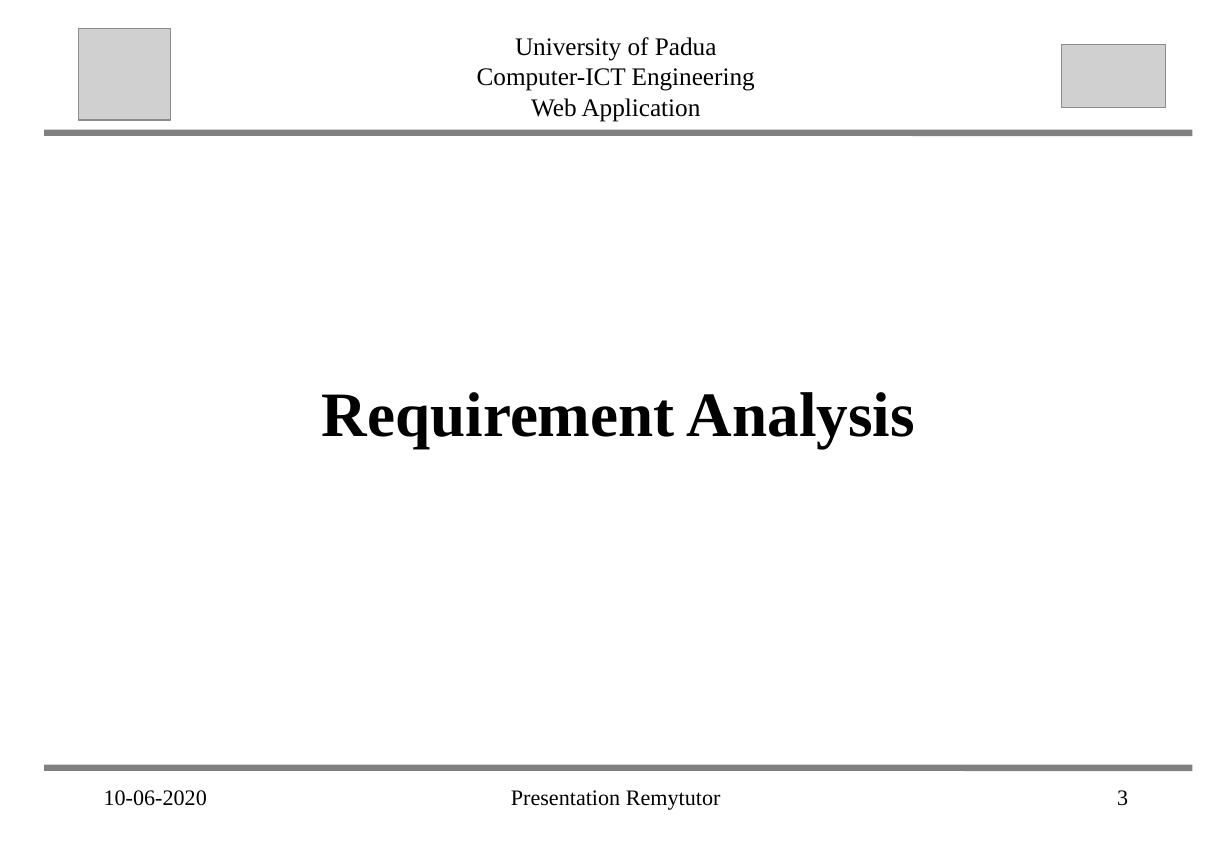
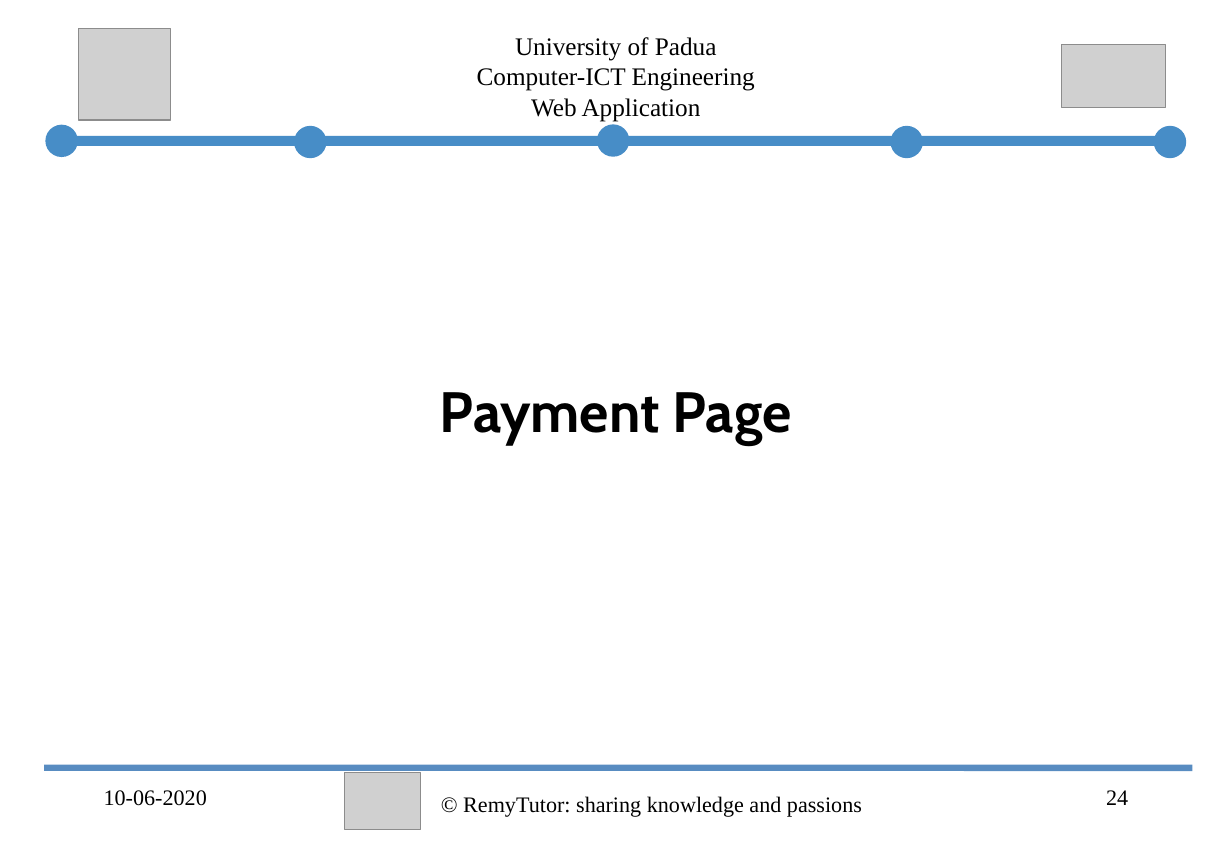
Before and after one commit to abahmadb/Web-Applications, a slide deck: slide 24 of HW2-RemuTutor-2019-2020 - Ahmad.ppt (slide 3 before the commit). Drawn at 1232x853 pixels with LibreOffice and Linux fonts; fonts in the diff are those of the drawing; grey boxes stand for pictures. Boxes give left, top, right and bottom in pixels: in the first picture for what was removed or moved away, otherwise in the second. Text is boxed around its words. In the diff, an @@ line names an element or a change of style, - is before the commit and + after.

```diff
--- a/HW2-RemuTutor-2019-2020 - Ahmad.ppt
+++ b/HW2-RemuTutor-2019-2020 - Ahmad.ppt
@@ line moved from (48, 133) - (1189, 133) to (59, 141) - (1167, 141) @@
@@ line (59, 141) - (1167, 141): stroke #808080 4 pt to #478DC7 6.24 pt @@
@@ group added at (x1=50, y1=130, x2=1180, y2=152): 5 ellipses @@
@@ text removed at (x1=322, y1=392, x2=915, y2=448) @@
-Requirement Analysis
@@ text added at (x1=440, y1=392, x2=792, y2=444), 36 pt, text #000000, bold @@
+Payment Page
@@ line (48, 767) - (1189, 767): stroke #808080 4 pt to #588CC1 4 pt @@
@@ picture added at (x1=344, y1=772, x2=421, y2=829) @@
@@ text at (x1=463, y1=796, x2=862, y2=817): text changed @@
-Presentation Remytutor
+© RemyTutor: sharing knowledge and passions
@@ page number at (x1=1106, y1=790, x2=1128, y2=805): text changed @@
-3
+24
```
Also in this commit, not shown: 11 other slides changed, 15 slides added, 28 other files.
